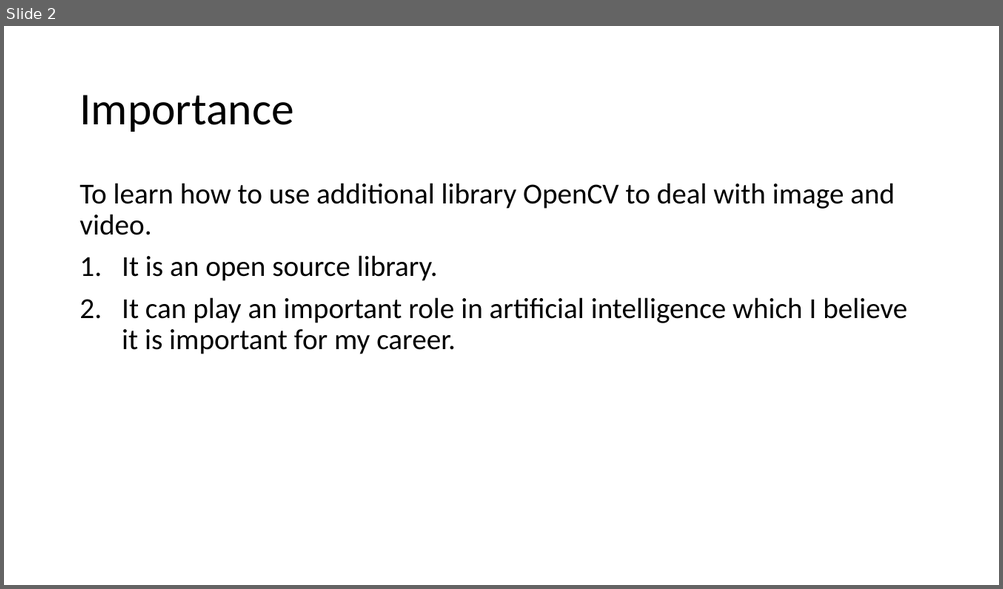
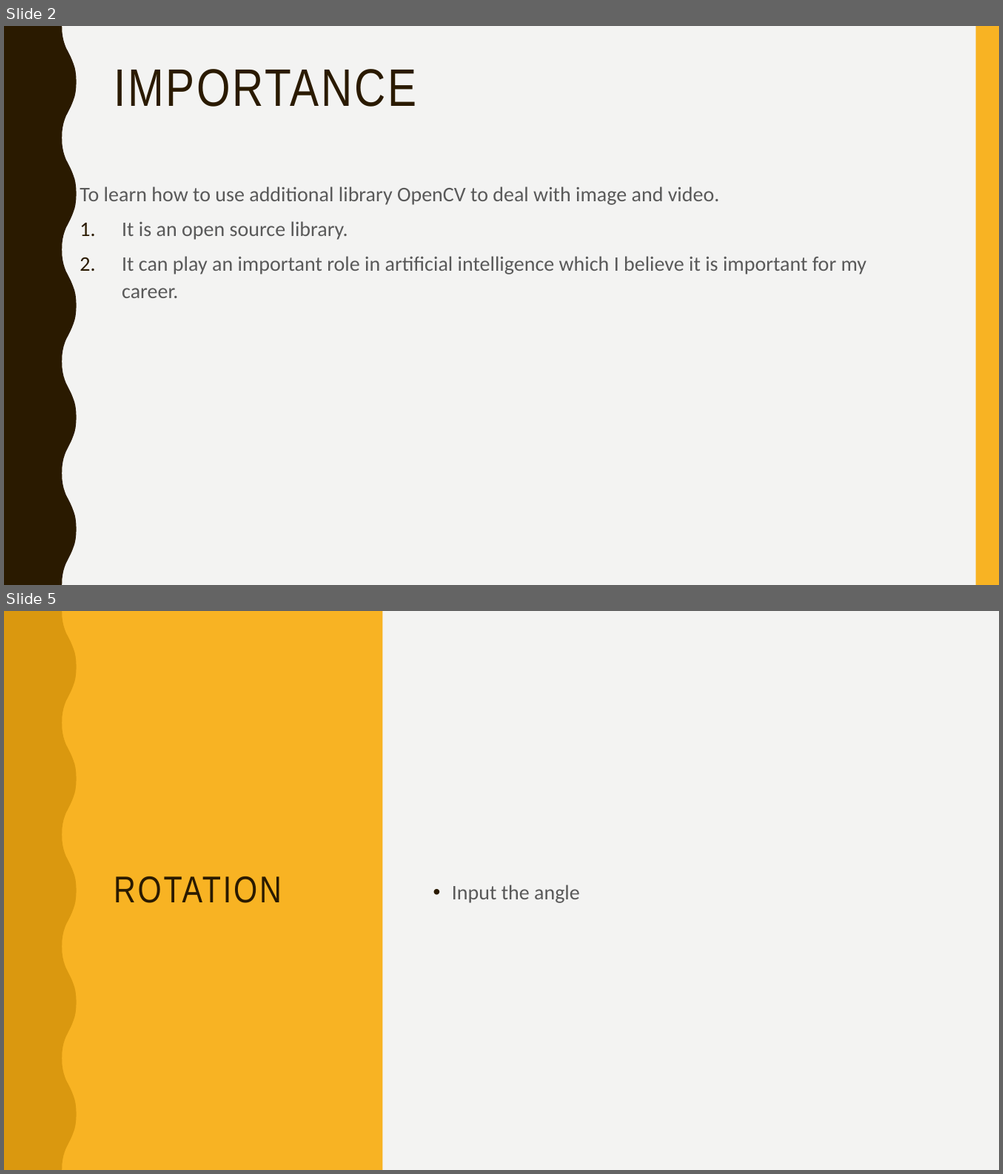
Before and after one commit to pzhu301/165FinalProject-PictureModification, a slide deck: FinalProject.pptx. Shown one above the other, each under a label of ours: slide 2 before the commit, slides 2 and 5 after it; the slides between them are not shown. The pictures are 1003x589 and 1003x1174 pixels, drawn with LibreOffice and Linux fonts; fonts in the diff are those of the drawing. Boxes give left, top, right and bottom in pixels: in the first picture for what was removed or moved away, otherwise in the second. Text is boxed around its words. In the diff, an @@ line names an element or a change of style, - is before the commit and + after.

```diff
--- a/FinalProject.pptx
+++ b/FinalProject.pptx
@@ slide 5 added at [4,611,999,1170], background #F3F3F2; not listed: 2 template elements that a slide beside it also shows @@
@@ rectangle added at [4,611,999,1170], fill #F3F3F2 @@
@@ rectangle added at [4,611,382,1170], fill #F8B323 @@
@@ freeform shape added at [4,611,77,1170], fill #CE8D07 at 70% opacity @@
@@ title added at [114,877,282,903], 36 pt, text #2A1A00 @@
+ROTATION
@@ text added at [452,885,580,903], 20 pt, text #595959 @@
+• Input the angle
@@ slide 2 changed as well @@
@@ background #FFFFFF to #F3F3F2 @@
@@ freeform shape added at [4,26,77,585], fill #2A1A00 @@
@@ rectangle added at [976,26,999,585], fill #F8B323 @@
@@ title "IMPORTANCE" at [114,69,417,107]: vertical alignment middle to top @@
@@ title at [114,69,417,107]: text changed; size 44 to 51 pt; font Calibri to Arial Narrow; text colour #000000 to #2A1A00 @@
-Importance
+IMPORTANCE
@@ text "To learn how to use ..." at [79,187,867,298]: size 28 to 20 pt, text colour #000000 to #595959; line spacing 0.9 to 1.1; less space between paragraphs @@
```
Also in this commit, not shown: 1 other slide changed, 2 other slides added, 2 slides removed.
